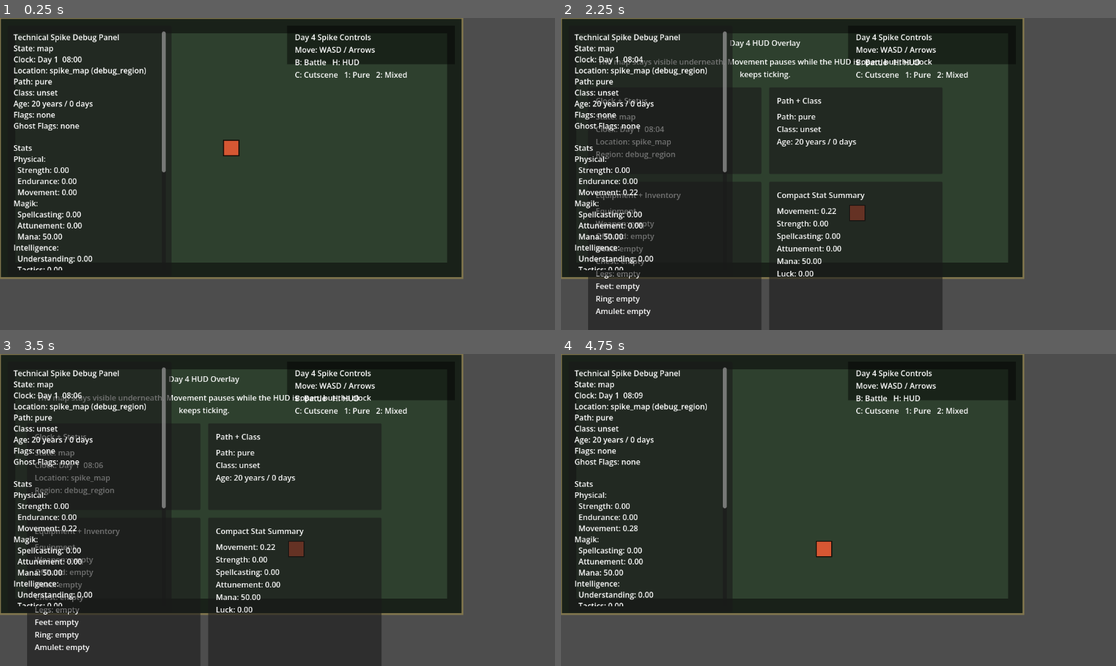
Above: before the commit, frames 1-4 (two rows, left to right).
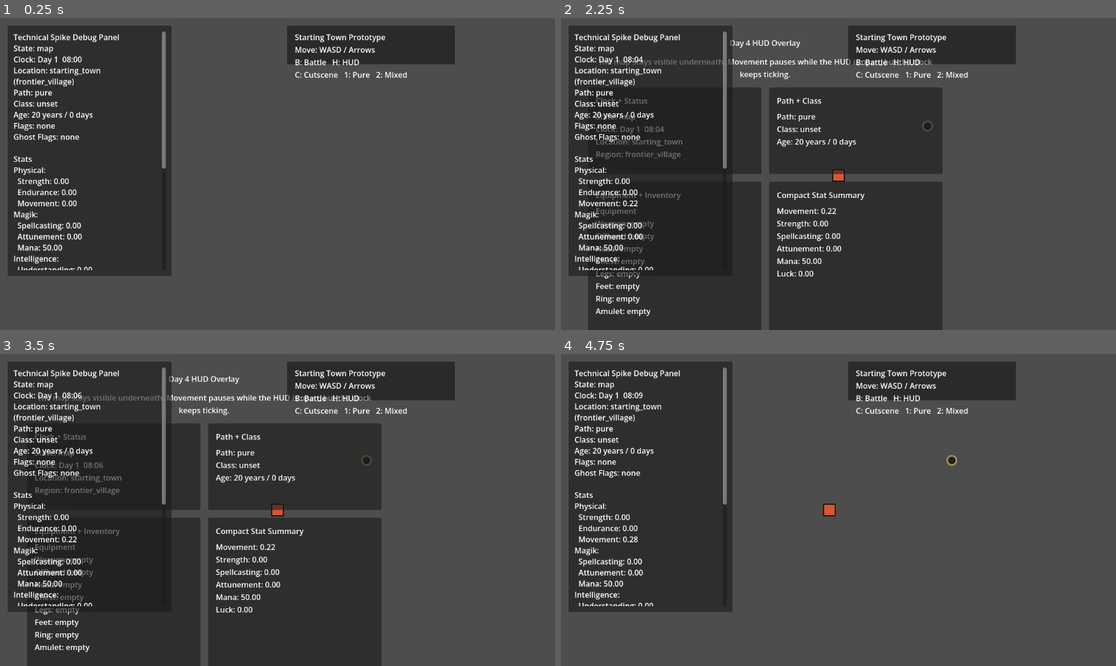
Above: after the commit, the same moments.

Repository: jball348-svg/RPG_GAME1
Game: Godot game, scene res://scenes/main/Main.tscn
Same seed, same stepped clock (60 frames per second), same inputs: the game is played once before the commit and once after it.
Inputs:
- Up to frame 1 (0.25 s): no input
- Up to frame 2 (2.25 s): tap Enter at 0.5 s; hold D (move_right) 0.53-1.28 s; hold 2 (set_path_mixed) 0.53-1.28 s; hold S (move_down) 1.28-2.03 s; tap 1 (set_path_pure) at 1.35 s; hold D (move_right) from 2.03 s (still down); hold H (toggle_hud) from 2.03 s (still down)
- Up to frame 3 (3.5 s): tap Space at 2.75 s; release D (move_right) at 2.78 s; release H (toggle_hud) at 2.78 s; hold W (move_up) from 2.78 s (still down); tap 2 (set_path_mixed) at 2.85 s
- Up to frame 4 (4.75 s): tap Enter at 3.5 s; release W (move_up) at 3.53 s; hold 1 (set_path_pure) 3.53-4.28 s; hold A (move_left) from 3.53 s (still down); tap Space at 4.25 s; tap H (toggle_hud) at 4.35 s

The runs differ from the first frame. In frame 1, 46% of the frame differs, in the area x 0-84%, y 0-84%; in frame 2, 24%; in frame 3, 24%; in frame 4, 46%.

Commit message:
slice begins

Diff:
--- a/scenes/map/Map.gd
+++ b/scenes/map/Map.gd
@@ -1,22 +1,241 @@
 extends Node2D
 
-const WORLD_SIZE := Vector2(960.0, 540.0)
-const INNER_MARGIN := 32.0
-const PLAYER_SIZE := Vector2(32.0, 32.0)
+const TILE_SIZE := 32
+const MAP_SIZE_TILES := Vector2i(30, 20)
+const WORLD_SIZE := Vector2(MAP_SIZE_TILES.x * TILE_SIZE, MAP_SIZE_TILES.y * TILE_SIZE)
+const INNER_MARGIN := 16.0
+const PLAYER_SIZE := Vector2(24.0, 24.0)
 const MOVE_SPEED := 180.0
 const STEP_DISTANCE := 24.0
-const HINT_TEXT := "Day 4 Spike Controls\nMove: WASD / Arrows\nB: Battle   H: HUD\nC: Cutscene   1: Pure   2: Mixed"
-
-var _player_position: Vector2 = WORLD_SIZE * 0.5
+const HINT_TEXT := "Starting Town Prototype\nMove: WASD / Arrows\nB: Battle   H: HUD\nC: Cutscene   1: Pure   2: Mixed"
+
+const OUTDOOR_TILESET_TEXTURE_PATH := "res://assets/art/tilesets/EPIC RPG World Pack - [FREE Demo]Grass Land 2.0-REWORK/Tilesets and props/Tilesets and props Demo.png"
+const OUTDOOR_SOURCE_ID := 0
+const OUTDOOR_COLUMNS := 26
+
+const LAYER_BASE_GRASS := 0
+const LAYER_EXTRA_SHADE := 1
+const LAYER_ROADS := 2
+const LAYER_CLIFFS := 3
+const LAYER_PROPS := 4
+
+const GRASS_BASE_GIDS := [41, 42, 43, 67, 68, 69]
+const GRASS_SHADE_GIDS := [47, 48, 49, 72, 73, 74, 98, 99, 124, 125, 126, 127, 150, 151, 152, 153]
+const ROAD_GIDS := [341, 342, 343, 367, 368, 369]
+const LOT_GIDS := [392, 393, 394, 395]
+
+const TREE_TEMPLATE := [
+	[269, 270, 271, 272],
+	[295, 296, 297, 298],
+	[321, 322, 323, 324],
+	[347, 348, 349, 350],
+	[373, 374, 375, 376],
+	[399, 400, 401, 402],
+]
+
+const BUSH_TEMPLATE := [
+	[449, 450, 451],
+	[475, 476, 477],
+]
+
+const WELL_TEMPLATE := [
+	[397, 398],
+	[423, 424],
+]
+
+const MINE_ENTRANCE_TEMPLATE := [
+	[0, 0, 0, 53, 211, 159, 30, 0],
+	[0, 0, 53, 54, 81, 35, 36, 37],
+	[0, 0, 79, 81, 81, 61, 62, 63],
+	[0, 0, 209, 107, 107, 87, 88, 89],
+	[0, 28, 54, 81, 55, 108, 109, 0],
+	[0, 209, 82, 81, 80, 184, 0, 0],
+	[0, 132, 106, 108, 186, 134, 0, 0],
+	[0, 0, 132, 109, 0, 0, 0, 0],
+]
+
+const LOTS: Array[Rect2i] = [
+	Rect2i(3, 3, 8, 4),
+	Rect2i(18, 3, 8, 4),
+	Rect2i(3, 13, 8, 4),
+	Rect2i(18, 13, 8, 4),
+	Rect2i(12, 7, 6, 5),
+]
+
+const TREE_POSITIONS: Array[Vector2i] = [
+	Vector2i(0, 0),
+	Vector2i(6, 0),
+	Vector2i(12, 0),
+	Vector2i(18, 0),
+	Vector2i(24, 0),
+	Vector2i(0, 7),
+	Vector2i(26, 7),
+	Vector2i(0, 14),
+	Vector2i(6, 14),
+	Vector2i(12, 14),
+]
+
+const BUSH_POSITIONS: Array[Vector2i] = [
+	Vector2i(10, 2),
+	Vector2i(16, 2),
+	Vector2i(1, 10),
+	Vector2i(26, 10),
+	Vector2i(12, 17),
+	Vector2i(20, 17),
+]
+
+const MINE_ENTRANCE_ORIGIN := Vector2i(21, 11)
+
+var _player_position: Vector2 = Vector2(480.0, 448.0)
 var _distance_since_step: float = 0.0
-
+var _outdoor_tileset_texture: Texture2D = null
+
+@onready var ground_map: TileMap = $GroundMap
+@onready var map_camera: Camera2D = $MapCamera
 @onready var hint_label: Label = $UI/HintLabel
 
 func _ready() -> void:
-	PlayerData.current_location = "spike_map"
-	PlayerData.current_region = "debug_region"
+	PlayerData.current_location = "starting_town"
+	PlayerData.current_region = "frontier_village"
 	hint_label.text = HINT_TEXT
+	if not _configure_ground_map():
+		return
+	_build_starting_town_layout()
+	_configure_map_camera()
+	map_camera.global_position = _player_position
 	queue_redraw()
+
+func _load_outdoor_tileset_texture() -> Texture2D:
+	if _outdoor_tileset_texture != null:
+		return _outdoor_tileset_texture
+
+	var absolute_path := ProjectSettings.globalize_path(OUTDOOR_TILESET_TEXTURE_PATH)
+	var image := Image.load_from_file(absolute_path)
+	if image == null or image.is_empty():
+		return null
+
+	_outdoor_tileset_texture = ImageTexture.create_from_image(image)
+	return _outdoor_tileset_texture
+
+func _configure_ground_map() -> bool:
+	var outdoor_texture := _load_outdoor_tileset_texture()
+	if outdoor_texture == null:
+		push_error("Unable to load outdoor tileset texture: %s" % OUTDOOR_TILESET_TEXTURE_PATH)
+		return false
+
+	var tile_set := TileSet.new()
+	var outdoor_source := TileSetAtlasSource.new()
+	outdoor_source.texture = outdoor_texture
+	outdoor_source.texture_region_size = Vector2i(TILE_SIZE, TILE_SIZE)
+
+	var texture_size: Vector2i = outdoor_texture.get_size()
+	var atlas_width := int(texture_size.x / TILE_SIZE)
+	var atlas_height := int(texture_size.y / TILE_SIZE)
+	for y in range(atlas_height):
+		for x in range(atlas_width):
+			outdoor_source.create_tile(Vector2i(x, y))
+
+	tile_set.add_source(outdoor_source, OUTDOOR_SOURCE_ID)
+	ground_map.tile_set = tile_set
+
+	while ground_map.get_layers_count() < 5:
+		ground_map.add_layer(ground_map.get_layers_count())
+
+	ground_map.set_layer_name(LAYER_BASE_GRASS, "BaseGrass")
+	ground_map.set_layer_name(LAYER_EXTRA_SHADE, "ExtraShade")
+	ground_map.set_layer_name(LAYER_ROADS, "Roads")
+	ground_map.set_layer_name(LAYER_CLIFFS, "Cliffs")
+	ground_map.set_layer_name(LAYER_PROPS, "Props")
+	return true
+
+func _configure_map_camera() -> void:
+	map_camera.limit_left = 0
+	map_camera.limit_top = 0
+	map_camera.limit_right = int(WORLD_SIZE.x)
+	map_camera.limit_bottom = int(WORLD_SIZE.y)
+
+func _build_starting_town_layout() -> void:
+	for layer_index in range(ground_map.get_layers_count()):
+		ground_map.clear_layer(layer_index)
+
+	_fill_base_grass()
+	_paint_shade_patch(Rect2i(2, 2, 6, 4))
+	_paint_shade_patch(Rect2i(21, 3, 7, 5))
+	_paint_shade_patch(Rect2i(2, 15, 6, 4))
+
+	_paint_road_rect(Rect2i(0, 9, MAP_SIZE_TILES.x, 2))
+	_paint_road_rect(Rect2i(14, 1, 2, MAP_SIZE_TILES.y - 1))
+	_paint_road_rect(Rect2i(21, 14, MAP_SIZE_TILES.x - 21, 2))
+	_paint_road_rect(Rect2i(7, 6, 8, 2))
+	_paint_road_rect(Rect2i(15, 6, 8, 2))
+
+	for lot in LOTS:
+		_paint_lot_rect(lot)
+
+	for tree_position in TREE_POSITIONS:
+		_stamp_template(LAYER_PROPS, tree_position, TREE_TEMPLATE)
+
+	for bush_position in BUSH_POSITIONS:
+		_stamp_template(LAYER_PROPS, bush_position, BUSH_TEMPLATE)
+
+	_stamp_template(LAYER_PROPS, Vector2i(14, 10), WELL_TEMPLATE)
+	_stamp_template(LAYER_CLIFFS, MINE_ENTRANCE_ORIGIN, MINE_ENTRANCE_TEMPLATE)
+
+func _fill_base_grass() -> void:
+	for y in range(MAP_SIZE_TILES.y):
+		for x in range(MAP_SIZE_TILES.x):
+			var cell := Vector2i(x, y)
+			var base_gid: int = GRASS_BASE_GIDS[(x * 17 + y * 31) % GRASS_BASE_GIDS.size()]
+			_set_outdoor_gid(LAYER_BASE_GRASS, cell, base_gid)
+
+			if ((x * 5) + (y * 7)) % 11 == 0:
+				var shade_gid: int = GRASS_SHADE_GIDS[(x * 13 + y * 19) % GRASS_SHADE_GIDS.size()]
+				_set_outdoor_gid(LAYER_EXTRA_SHADE, cell, shade_gid)
+
+func _paint_shade_patch(area: Rect2i) -> void:
+	for y in range(area.position.y, area.end.y):
+		for x in range(area.position.x, area.end.x):
+			var cell := Vector2i(x, y)
+			var shade_gid: int = GRASS_SHADE_GIDS[(x + (y * 3)) % GRASS_SHADE_GIDS.size()]
+			_set_outdoor_gid(LAYER_EXTRA_SHADE, cell, shade_gid)
+
+func _paint_road_rect(area: Rect2i) -> void:
+	for y in range(area.position.y, area.end.y):
+		for x in range(area.position.x, area.end.x):
+			var cell := Vector2i(x, y)
+			var road_gid: int = ROAD_GIDS[(x + (y * 2)) % ROAD_GIDS.size()]
+			_set_outdoor_gid(LAYER_ROADS, cell, road_gid)
+
+func _paint_lot_rect(area: Rect2i) -> void:
+	for y in range(area.position.y, area.end.y):
+		for x in range(area.position.x, area.end.x):
+			var cell := Vector2i(x, y)
+			var lot_gid: int = LOT_GIDS[(x * 3 + y) % LOT_GIDS.size()]
+			_set_outdoor_gid(LAYER_ROADS, cell, lot_gid)
+
+func _stamp_template(layer_index: int, origin: Vector2i, template: Array) -> void:
+	for row_index in range(template.size()):
+		var row: Array = template[row_index]
+		for column_index in range(row.size()):
+			var gid: int = row[column_index]
+			if gid <= 0:
+				continue
+
+			var cell := origin + Vector2i(column_index, row_index)
+			_set_outdoor_gid(layer_index, cell, gid)
+
+func _set_outdoor_gid(layer_index: int, cell: Vector2i, gid: int) -> void:
+	if gid <= 0 or not _is_inside_map(cell):
+		return
+
+	ground_map.set_cell(layer_index, cell, OUTDOOR_SOURCE_ID, _atlas_from_gid(gid))
+
+func _atlas_from_gid(gid: int) -> Vector2i:
+	var tile_id := gid - 1
+	return Vector2i(tile_id % OUTDOOR_COLUMNS, int(tile_id / OUTDOOR_COLUMNS))
+
+func _is_inside_map(cell: Vector2i) -> bool:
+	return cell.x >= 0 and cell.y >= 0 and cell.x < MAP_SIZE_TILES.x and cell.y < MAP_SIZE_TILES.y
 
 func _unhandled_input(event: InputEvent) -> void:
 	if event.is_action_pressed("toggle_hud"):
@@ -66,6 +285,7 @@
 		return
 
 	_player_position = next_position
+	map_camera.global_position = _player_position
 	_distance_since_step += actual_movement.length()
 
 	while _distance_since_step >= STEP_DISTANCE:
@@ -91,13 +311,9 @@
 	return overlay_host.get_node_or_null("SpikeHUD")
 
 func _draw() -> void:
-	draw_rect(Rect2(Vector2.ZERO, WORLD_SIZE), Color(0.10, 0.13, 0.10), true)
-	draw_rect(
-		Rect2(Vector2(INNER_MARGIN, INNER_MARGIN), WORLD_SIZE - Vector2(INNER_MARGIN * 2.0, INNER_MARGIN * 2.0)),
-		Color(0.18, 0.25, 0.18),
-		true
-	)
-	draw_rect(Rect2(Vector2.ZERO, WORLD_SIZE), Color(0.50, 0.46, 0.30), false, 4.0)
+	var mine_marker := Vector2((MINE_ENTRANCE_ORIGIN.x + 4) * TILE_SIZE, (MINE_ENTRANCE_ORIGIN.y + 4) * TILE_SIZE)
+	draw_circle(mine_marker, 8.0, Color(0.12, 0.08, 0.06, 0.8))
+	draw_arc(mine_marker, 9.5, 0.0, TAU, 24, Color(0.72, 0.61, 0.38, 0.9), 2.0, true)
 
 	var player_rect := Rect2(_player_position - (PLAYER_SIZE * 0.5), PLAYER_SIZE)
 	draw_rect(player_rect, Color(0.84, 0.34, 0.20), true)
--- a/scenes/map/Map.tscn
+++ b/scenes/map/Map.tscn
@@ -4,6 +4,14 @@
 
 [node name="Map" type="Node2D"]
 script = ExtResource("1_map")
+
+[node name="GroundMap" type="TileMap" parent="."]
+z_index = -10
+
+[node name="MapCamera" type="Camera2D" parent="."]
+enabled = true
+position_smoothing_enabled = true
+position_smoothing_speed = 8.0
 
 [node name="UI" type="CanvasLayer" parent="."]
 
@@ -19,4 +27,4 @@
 offset_top = 28.0
 offset_right = 932.0
 offset_bottom = 84.0
-text = "Day 4 Spike Controls"
+text = "Starting Town Layout"
